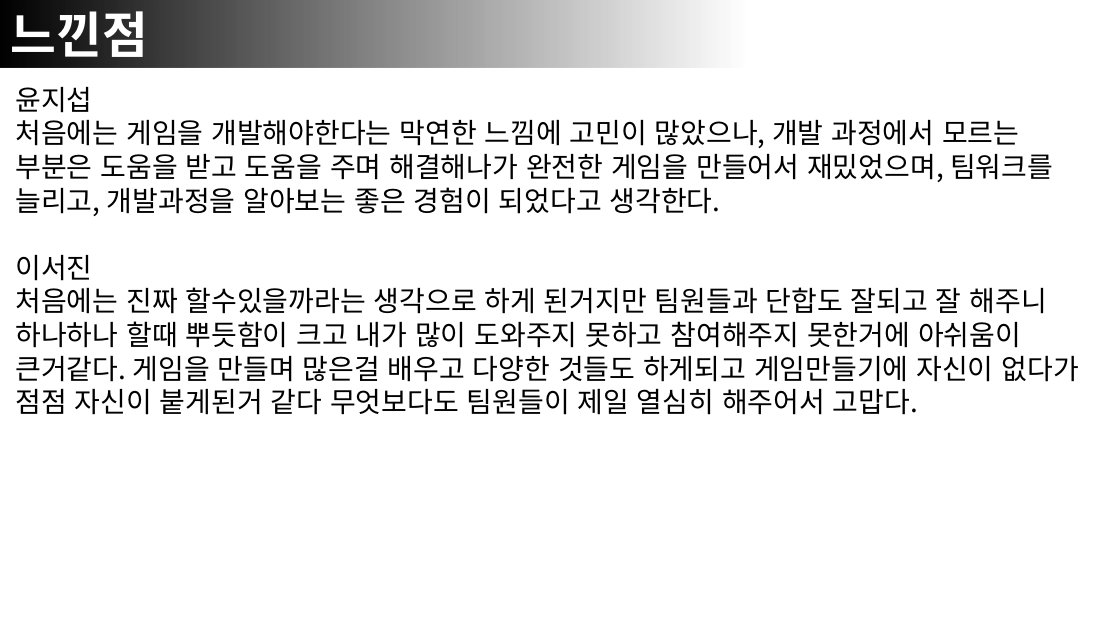
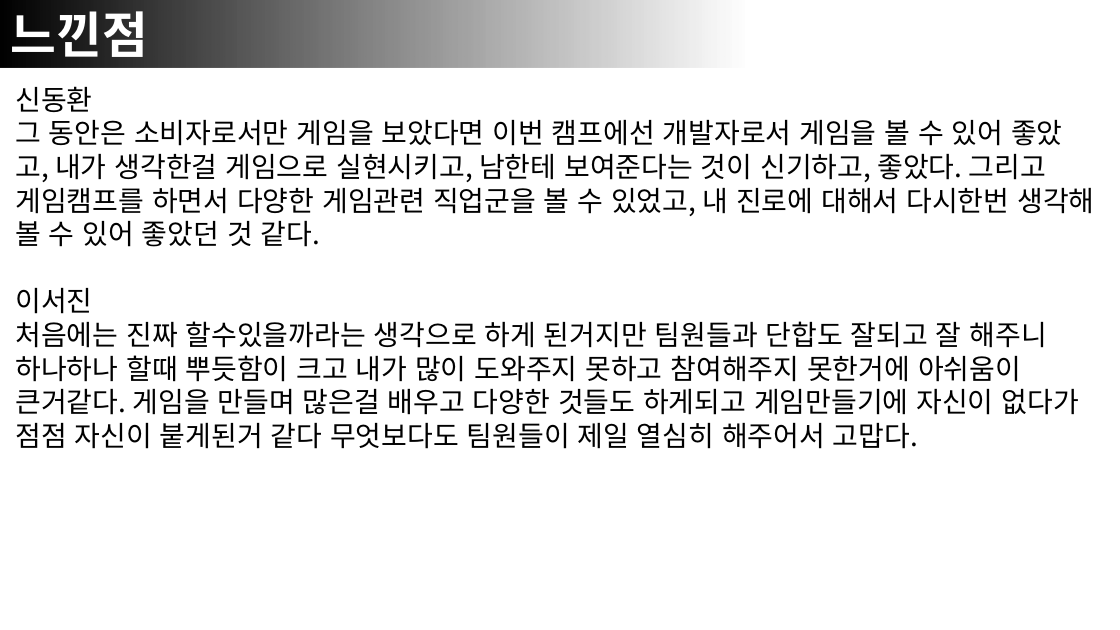
Before and after one commit to MyeonzinSon/RhythmFamily, a slide deck: slide 13 of 3조 발표자료.pptx. Drawn at 1120x630 pixels with LibreOffice and Linux fonts; fonts in the diff are those of the drawing. Boxes give left, top, right and bottom in pixels: in the first picture for what was removed or moved away, otherwise in the second. Text is boxed around its words. In the diff, an @@ line names an element or a change of style, - is before the commit and + after.

```diff
--- a/3조 발표자료.pptx
+++ b/3조 발표자료.pptx
@@ text at (x1=15, y1=86, x2=1094, y2=247): text changed @@
-윤지섭
-처음에는 게임을 개발해야한다는 막연한 느낌에 고민이 많았으나, 개발 과정에서 모르는 부분은 도움을 받고 도움을 주며 해결해나가 완전한 게임을 만들어서 재밌었으며, 팀워크를 늘리고, 개발과정을 알아보는 좋은 경험이 되었다고 생각한다.
+신동환
+그 동안은 소비자로서만 게임을 보았다면 이번 캠프에선 개발자로서 게임을 볼 수 있어 좋았고, 내가 생각한걸 게임으로 실현시키고, 남한테 보여준다는 것이 신기하고, 좋았다. 그리고 게임캠프를 하면서 다양한 게임관련 직업군을 볼 수 있었고, 내 진로에 대해서 다시한번 생각해 볼 수 있어 좋았던 것 같다.
```
Also in this commit, not shown: 1 other slide changed, 32 other files.
